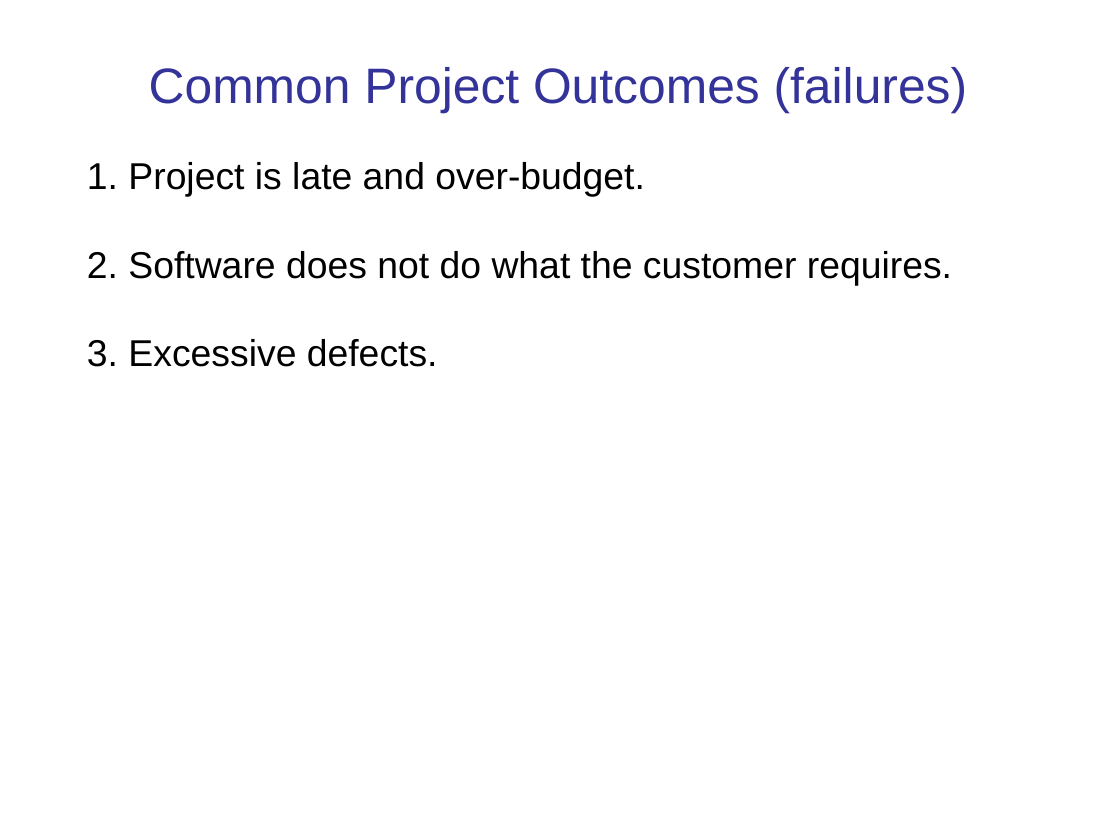
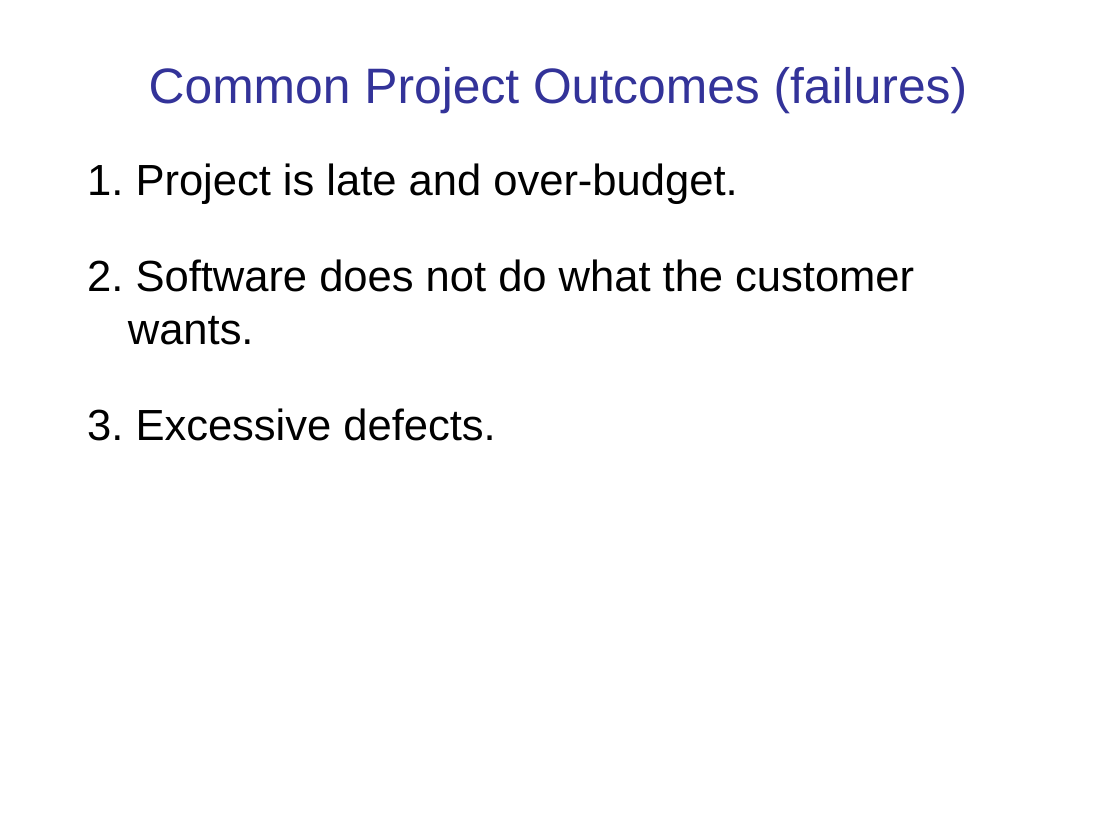
Before and after one commit to cpske/ISP, a slide deck: slide 11 of software-process/Introduction-software-process.ppt. Drawn at 1120x840 pixels with LibreOffice and Linux fonts; fonts in the diff are those of the drawing. Boxes give left, top, right and bottom in pixels: in the first picture for what was removed or moved away, otherwise in the second. Text is boxed around its words. In the diff, an @@ line names an element or a change of style, - is before the commit and + after.

```diff
--- a/software-process/Introduction-software-process.ppt
+++ b/software-process/Introduction-software-process.ppt
@@ text at [87, 163, 737, 441]: size 24 to 28 pt in "1. Project is late and over-budget.", "3. Excessive defects." @@
@@ text at [87, 259, 914, 345]: text changed; size 24 to 28 pt @@
-2. Software does not do what the customer requires.
+2. Software does not do what the customer wants.
```
Also in this commit, not shown: 11 other slides changed, 5 other files.
